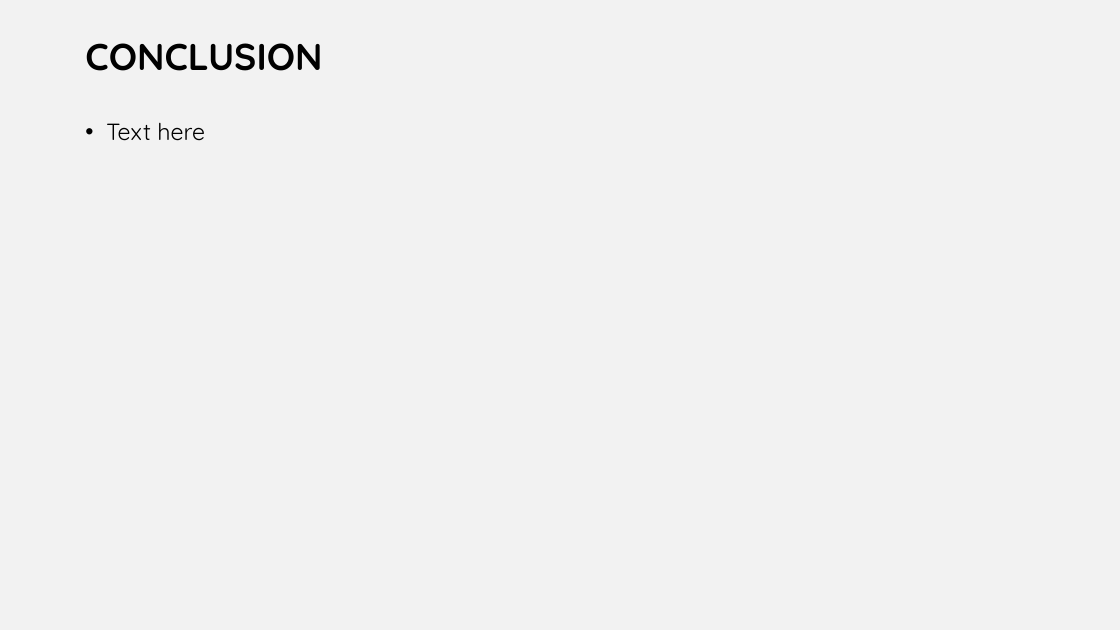
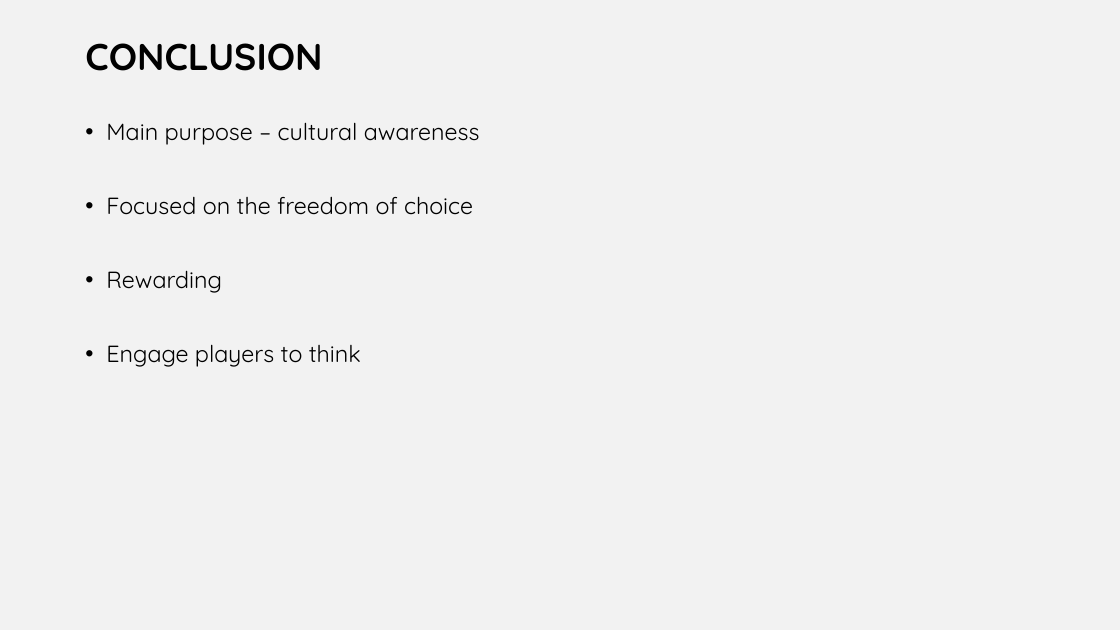
Before and after one commit to legendely/project_group_theme1.1-2015-16-, a slide deck: slide 11 of game-concept.pptx (slide 10 before the commit). Drawn at 1120x630 pixels with LibreOffice and Linux fonts; fonts in the diff are those of the drawing. Boxes give left, top, right and bottom in pixels: in the first picture for what was removed or moved away, otherwise in the second. Text is boxed around its words. In the diff, an @@ line names an element or a change of style, - is before the commit and + after.

Commit message:
Updated presentation
bla

```diff
--- a/game-concept.pptx
+++ b/game-concept.pptx
@@ text at bbox=[106, 122, 480, 367]: text changed @@
-• Text here
+• Main purpose – cultural awareness
+• Focused on the freedom of choice
+• Rewarding
+• Engage players to think
```
Also in this commit, not shown: 6 other slides changed, 1 slide added.
